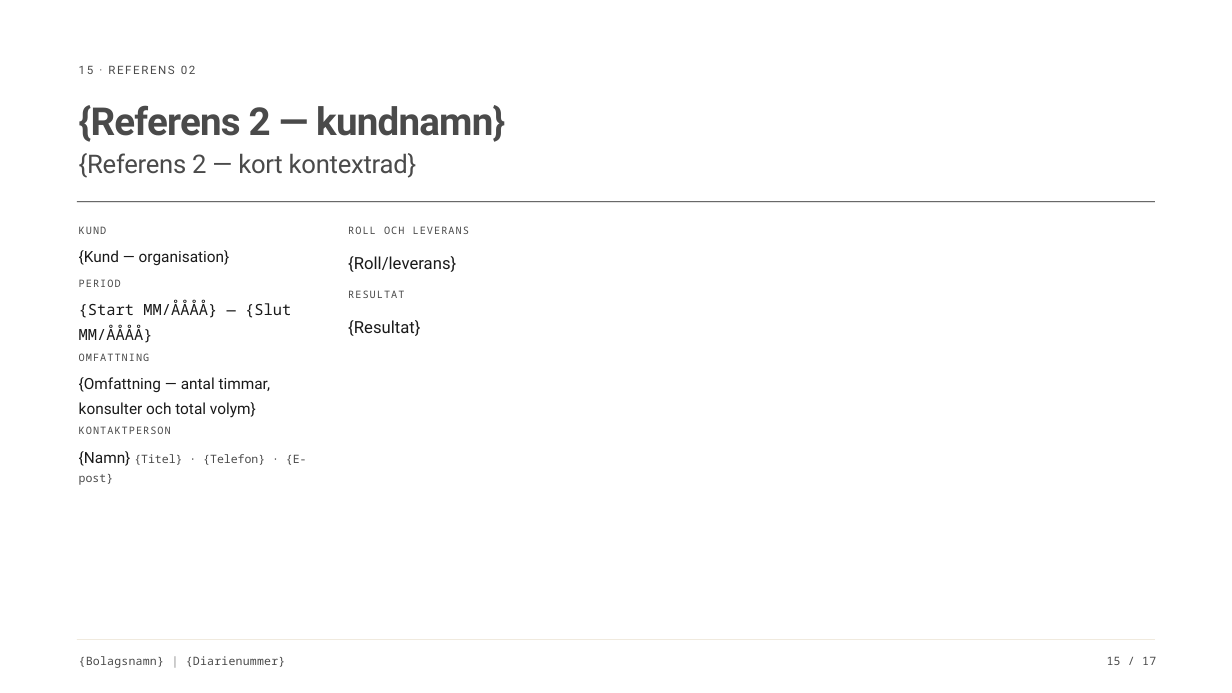
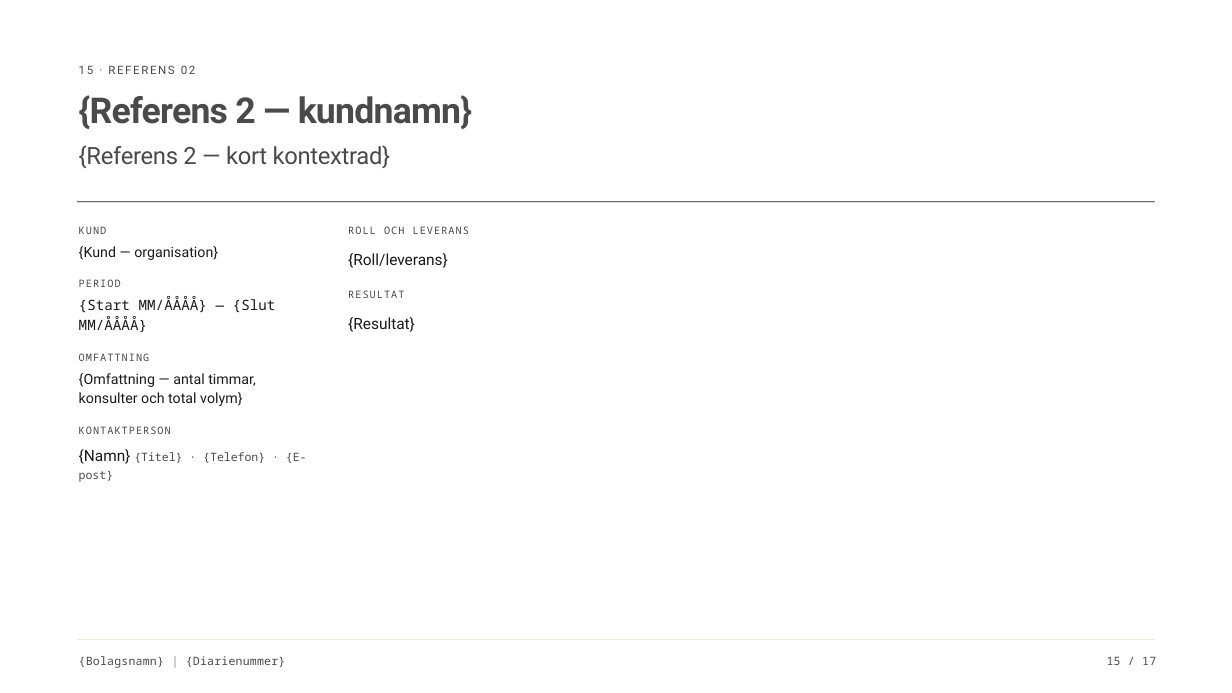
Before and after one commit to DaVincisfather/bidsmith, a slide deck: slide 15 of templates/anbudsmall-v2.pptx. Drawn at 1232x693 pixels with LibreOffice and Linux fonts; fonts in the diff are those of the drawing. Boxes give left, top, right and bottom in pixels: in the first picture for what was removed or moved away, otherwise in the second. Text is boxed around its words. In the diff, an @@ line names an element or a change of style, - is before the commit and + after.

```diff
--- a/templates/anbudsmall-v2.pptx
+++ b/templates/anbudsmall-v2.pptx
@@ text "{Referens 2 — kundnamn}" at (79, 95, 472, 129): size 45 to 41.6 pt; line spacing 1.05 to 0.85 @@
@@ text "{Referens 2 — kort kontextrad}" at (79, 145, 391, 168): size 30 to 27.8 pt; line spacing 1.15 to 0.95 @@
@@ text "{Roll/leverans}" at (348, 253, 448, 268): size 19.5 to 18 pt; line spacing 1.45 to 1.35 @@
@@ text "{Resultat}" at (348, 317, 415, 332): size 19.5 to 18 pt; line spacing 1.45 to 1.35 @@
@@ size 18 to 16.6 pt; line spacing 1.35 to 1.15 in 3 elements at (79, 246, 218, 260), (79, 296, 276, 332), (79, 373, 256, 406) @@
@@ text "{Namn} {Titel} · {Telefon} · ..." at (79, 449, 307, 482): line spacing 1.35 to 1.25 @@
```
Also in this commit, not shown: 16 other slides changed, 5 other files.
